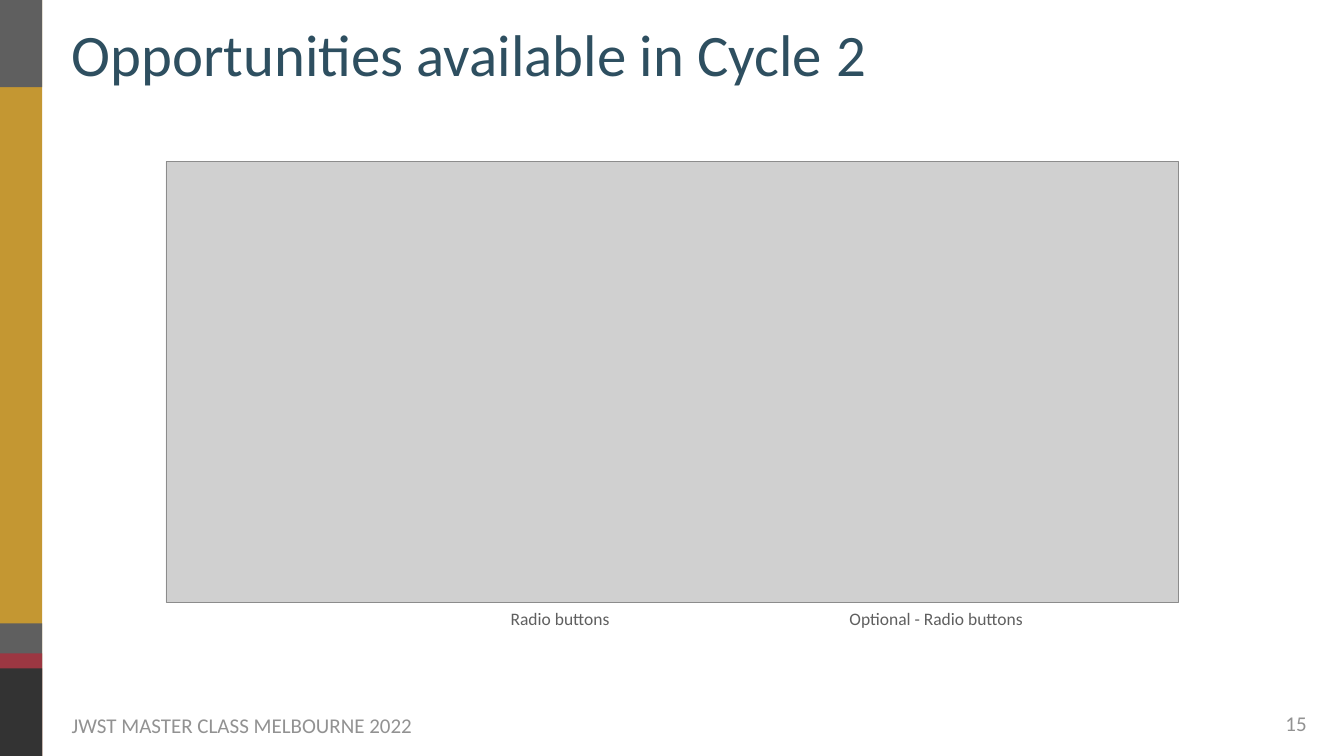
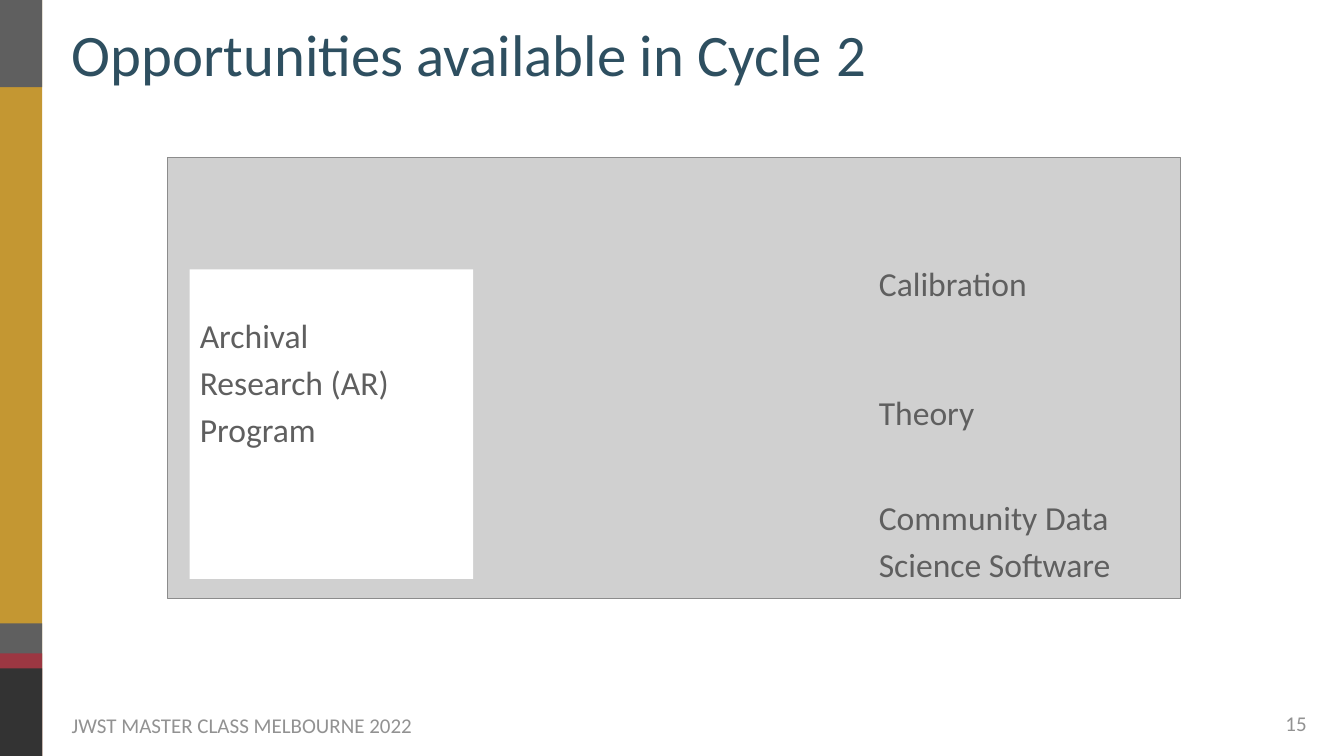
Before and after one commit to themiyan/jwst_masterclass_melbourne_2022, a slide deck: slide 15 of Presentations_Main/03_JWST_Cycle2_Proposals.pptx. Drawn at 1344x756 pixels with LibreOffice and Linux fonts; fonts in the diff are those of the drawing; grey boxes stand for pictures; background and template pictures are left out. Boxes give left, top, right and bottom in pixels: in the first picture for what was removed or moved away, otherwise in the second. Text is boxed around its words. In the diff, an @@ line names an element or a change of style, - is before the commit and + after.

Commit message:
Updates for cycle 2

```diff
--- a/Presentations_Main/03_JWST_Cycle2_Proposals.pptx
+++ b/Presentations_Main/03_JWST_Cycle2_Proposals.pptx
@@ rectangle added at [189, 270, 473, 579], fill #FFFFFF @@
@@ text added at [879, 273, 1027, 296], 48 pt, text #5F5F5F @@
+Calibration
@@ text added at [200, 324, 389, 448], 48 pt, text #5F5F5F @@
+Archival
+Research (AR)
+Program
@@ text added at [879, 402, 974, 431], 48 pt, text #5F5F5F @@
+Theory
@@ text added at [879, 507, 1110, 577], 48 pt, text #5F5F5F @@
+Community Data
+Science Software
@@ text removed at [511, 613, 610, 625] @@
-Radio buttons
@@ text removed at [849, 613, 1023, 628] @@
-Optional - Radio buttons
```
Also in this commit, not shown: 11 other slides changed, 1 slide added.
